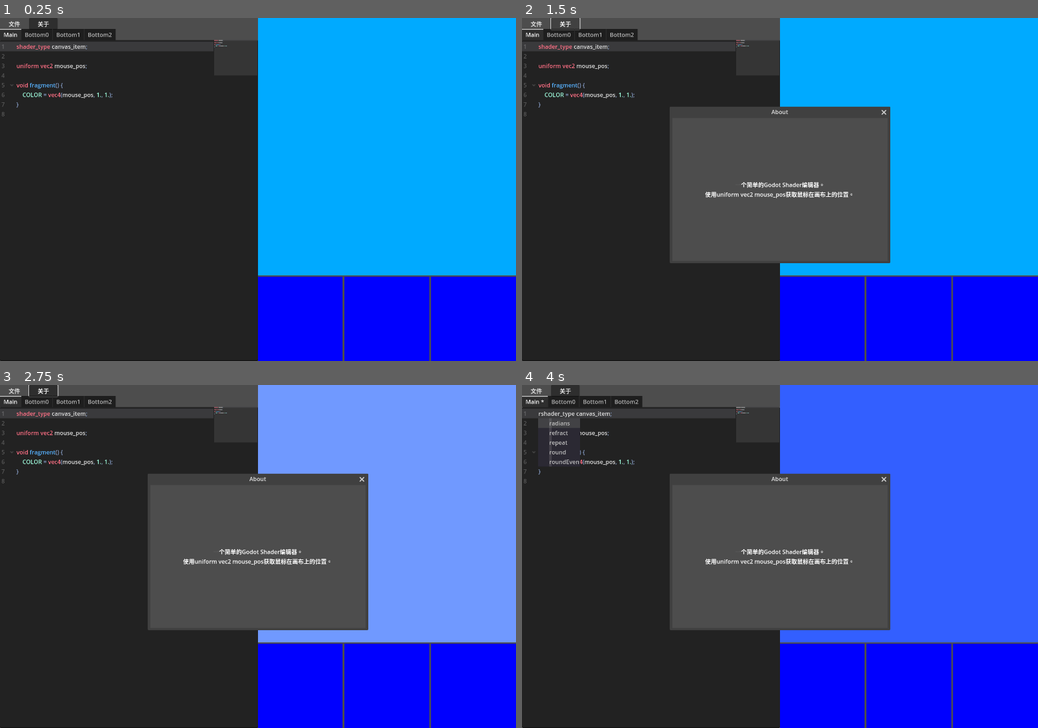
Above: before the commit, frames 1-4 (two rows, left to right).
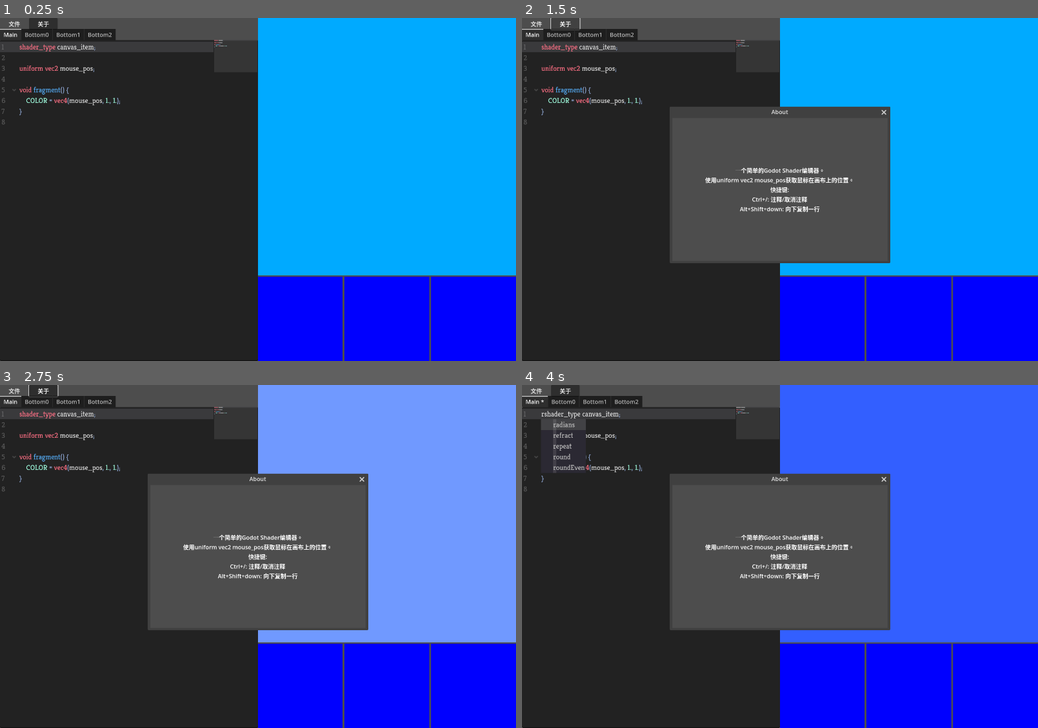
Above: after the commit, the same moments.

Repository: 1e0nhardt/GodotShaderToy
Game: Godot game, scene res://scenes/shader_editor.tscn
Two runs of this game, one before a commit and one after it. Both use one fixed random seed, a clock stepped at 60 frames per second and the inputs below.
Inputs (mouse positions are in pixels of both pictures, inside the frame that each line leads up to):
- Up to frame 1 (0.25 s): no input
- Up to frame 2 (1.5 s): click "文件" at 0.5 s; click "关于" at 1.25 s
- Up to frame 3 (2.75 s): tap Enter at 2 s; move the mouse to (371, 539) at 2.02 s; tap O at 2.1 s; click (371, 539) at 2.17 s
- Up to frame 4 (4 s): tap Space at 2.75 s; move the mouse to (676, 573) at 2.77 s; hold Down 2.78-3.53 s; tap R at 2.85 s; click (676, 573) at 2.92 s; tap Enter at 3.5 s; move the mouse to (831, 481) at 3.52 s; tap Q at 3.6 s; click (831, 481) at 3.67 s

The runs differ from the first frame. In frame 1, 0.8% of the frame differs, in the area x 0-42%, y 7-31%; in frame 2, 1.9%; in frame 3, 1.9%; in frame 4, 1.9%, in the area x 0-64%, y 7-57%.
Error in both runs: Attempt to call function 'store_string' in base 'null instance' on a null instance. (res://scenes/shader_editor.gd:72)

Commit message:
增加了简单的注释/取消注释功能和复制当前行功能 修改了字体 修改了模板

Diff:
--- /dev/null
+++ b/resources/examples/noises/voroni_df.gdshader
@@ -0,0 +1,42 @@
+shader_type canvas_item;
+//
+//
+//
+//
+//tag
+uniform vec2 mouse_pos;
+
+void fragment() {
+    // 将左下设为原点
+    vec2 uv = vec2(UV.x, 1.-UV.y);
+    vec2 mouse = vec2(mouse_pos.x, 1. - mouse_pos.y);
+
+    vec2 st = uv;
+    vec3 color = vec3(0.);
+
+    vec2 gv = fract(st)  - vec2(.5);
+    vec2 id = floor(st);
+
+    vec2 point[5];
+    point[0] = vec2(0.83,0.75);
+    point[1] = vec2(0.60,0.07);
+    point[2] = vec2(0.28,0.64);
+    point[3] =  vec2(0.31,0.26);
+    point[4] = mouse;
+
+    float m_dist = 1.;  // minimum distance
+
+    // Iterate through the points positions
+    for (int i = 0; i < 5; i++) {
+        float dist = distance(st, point[i]);
+
+        // Keep the closer distance
+        m_dist = min(m_dist, dist);
+    }
+
+    // Draw the min distance (distance field)
+    color += m_dist;
+    color -= step(.7,abs(sin(50.0*m_dist)))*.3;
+
+	COLOR = vec4(color, 1.);
+}
--- /dev/null
+++ b/resources/examples/patterns/TruchetTiles .gdshader
@@ -0,0 +1,77 @@
+shader_type canvas_item;
+//
+//
+//
+//
+//tag
+uniform vec2 mouse_pos;
+
+float random (vec2 st) {
+    return fract(sin(dot(st.xy, vec2(12.9898,78.233)))*
+        4358.5453123);
+}
+
+vec2 rotate2D (vec2 _st, float _angle) {
+    _st -= 0.5;
+    _st =  mat2(vec2(cos(_angle),-sin(_angle)),
+                vec2(sin(_angle),cos(_angle))) * _st;
+    _st += 0.5;
+    return _st;
+}
+
+vec2 tile (vec2 _st, float _zoom) {
+    _st *= _zoom;
+    return fract(_st);
+}
+
+vec2 rotateTilePattern(vec2 _st){
+
+    //  Scale the coordinate system by 2x2
+    _st *= 2.0;
+
+    //  Give each cell an index number
+    //  according to its position
+    float index = 0.0;
+    index += step(1., mod(_st.x,2.0));
+    index += step(1., mod(_st.y,2.0))*2.0;
+
+    //  2   |   3
+    //--------------
+    //  0   |   1
+
+    // Make each cell between 0.0 - 1.0
+    _st = fract(_st);
+
+    // Rotate each cell according to the index
+    if(index == 1.0){
+        //  Rotate cell 1 by 90 degrees
+        _st = rotate2D(_st,PI*0.5);
+    } else if(index == 2.0){
+        //  Rotate cell 2 by -90 degrees
+        _st = rotate2D(_st,PI*-0.5);
+    } else if(index == 3.0){
+        //  Rotate cell 3 by 180 degrees
+        _st = rotate2D(_st,PI);
+    }
+
+    return _st;
+}
+
+void fragment() {
+	vec2 st = vec2(UV.x, 1.-UV.y);
+	vec2 mouse = vec2(mouse_pos.x, 1.-mouse_pos.y);
+
+	vec3 color = vec3(0.);
+
+    //st = tile(st,3.0);
+    // st = rotateTilePattern(st);
+    // Make more interesting combinations
+    st = tile(st,2.);
+    st = rotate2D(st,-PI*TIME*0.25);
+    st = rotateTilePattern(st*2.);
+    st = rotate2D(st,PI*TIME*0.25);
+
+    color = vec3(step(st.x,st.y));
+
+	COLOR = vec4(color, 1.);
+}
--- a/resources/examples/templates/0.gdshader
+++ b/resources/examples/templates/0.gdshader
@@ -7,6 +7,10 @@
 uniform vec2 mouse_pos;
 
 void fragment() {
-	vec4 color = vec4(sin(TIME), cos(TIME), 0.5, 1.0);
-	COLOR = color;
+	vec2 st = vec2(UV.x, 1.-UV.y);
+	vec2 mouse = vec2(mouse_pos.x, 1.-mouse_pos.y);
+
+	vec3 color = vec3(0.);
+
+	COLOR = vec4(color, 1.);
 }
--- a/resources/examples/templates/1.gdshader
+++ b/resources/examples/templates/1.gdshader
@@ -4,8 +4,13 @@
 //
 //
 //tag
+uniform vec2 mouse_pos;
 
 void fragment() {
-	vec4 color = vec4(1.0, 1.0, 1.0, 1.0);
-	COLOR = color;
+	vec2 st = vec2(UV.x, 1.-UV.y);
+	vec2 mouse = vec2(mouse_pos.x, 1.-mouse_pos.y);
+
+	vec3 color = vec3(0.);
+
+	COLOR = vec4(color, 1.);
 }
--- a/resources/examples/templates/2.gdshader
+++ b/resources/examples/templates/2.gdshader
@@ -4,8 +4,13 @@
 //
 //
 //tag
+uniform vec2 mouse_pos;
 
 void fragment() {
-	vec4 color = vec4(1.0, 1.0, 1.0, 1.0);
-	COLOR = color;
+	vec2 st = vec2(UV.x, 1.-UV.y);
+	vec2 mouse = vec2(mouse_pos.x, 1.-mouse_pos.y);
+
+	vec3 color = vec3(0.);
+
+	COLOR = vec4(color, 1.);
 }
--- a/resources/examples/templates/3.gdshader
+++ b/resources/examples/templates/3.gdshader
@@ -4,8 +4,13 @@
 //
 //
 //tag
+uniform vec2 mouse_pos;
 
 void fragment() {
-	vec4 color = vec4(1.0, 1.0, 1.0, 1.0);
-	COLOR = color;
+	vec2 st = vec2(UV.x, 1.-UV.y);
+	vec2 mouse = vec2(mouse_pos.x, 1.-mouse_pos.y);
+
+	vec3 color = vec3(0.);
+
+	COLOR = vec4(color, 1.);
 }
--- a/scenes/main_editor.gd
+++ b/scenes/main_editor.gd
@@ -4,6 +4,31 @@
 const snippets_file = "res://resources/snippets/godot_shader_snippet.json"
 
 var snippet_dict = load_json_file(snippets_file)
+var shortcut_on_flag = false
+
+class TextLines:
+    var _lines = []
+
+    func update(raw_text: String):
+        _lines = raw_text.split("\n")
+
+    func comment_line(index: int):
+        if _lines[index].strip_edges().begins_with("//"):
+            _lines[index] = _lines[index].replace("//", "")
+        else:
+            _lines[index] = "//" + _lines[index]
+
+    func comment_lines(from: int, to: int):
+        for i in range(from, to + 1):
+            comment_line(i)
+
+    func copy_down(index: int):
+        _lines[index] = "\n".join([_lines[index], _lines[index]])
+
+    func get_text():
+        return "\n".join(_lines)
+
+var lines = TextLines.new()
 
 
 func _ready():
@@ -60,3 +85,36 @@
     update_current_completion_options(get_current_word())
     if not name.ends_with("*"):
         name = name + " *"
+
+
+func _on_focus_entered():
+    shortcut_on_flag = true
+
+
+func _on_focus_exited():
+    shortcut_on_flag = false
+
+
+func _on_gui_input(event:InputEvent):
+    if not shortcut_on_flag:
+        return
+
+    if event is InputEventKey:
+        lines.update(text)
+
+        if event.get_keycode_with_modifiers() == KEY_MASK_CTRL | KEY_SLASH and event.pressed:
+            var raw_caret_line = get_caret_line()
+            if has_selection():
+                # Logger.debug("Selection Line", get_selection_from_line())
+                # Logger.debug("Selection to Line", get_selection_to_line())
+                lines.comment_lines(get_selection_from_line(), get_selection_to_line())
+            else:
+                lines.comment_line(raw_caret_line)
+            text = lines.get_text()
+            set_caret_line(raw_caret_line, true, false)
+
+        elif event.get_keycode_with_modifiers() == KEY_MASK_ALT | KEY_MASK_SHIFT | KEY_DOWN and event.pressed:
+            var raw_caret_line = get_caret_line()
+            lines.copy_down(raw_caret_line)
+            text = lines.get_text()
+            set_caret_line(raw_caret_line + 1, false)
--- a/scenes/main_editor.tscn
+++ b/scenes/main_editor.tscn
@@ -36,4 +36,7 @@
 script = ExtResource("1_bgpi7")
 
 [connection signal="code_completion_requested" from="." to="." method="_on_code_completion_requested"]
+[connection signal="focus_entered" from="." to="." method="_on_focus_entered"]
+[connection signal="focus_exited" from="." to="." method="_on_focus_exited"]
+[connection signal="gui_input" from="." to="." method="_on_gui_input"]
 [connection signal="text_changed" from="." to="." method="_on_text_changed"]
--- a/scenes/shader_editor.gd
+++ b/scenes/shader_editor.gd
@@ -81,7 +81,7 @@
 
 
 func converter(godot_shader_string: String):
-    var glsl_shader_string = "#ifdef GL_ES\nprecision mediump float;\n#endif\nuniform float u_time;\nuniform float u_resolution;\n"
+    var glsl_shader_string = "#ifdef GL_ES\nprecision mediump float;\n#endif\nuniform float u_time;uniform float u_resolution;\nconst float PI = 3.1415926535;const float TAU = 3.1415926535;const float E = 2.718281828459045;\n"
     godot_shader_string = godot_shader_string.substr(godot_shader_string.find("//tag") + 5)
     godot_shader_string = godot_shader_string.replace("void fragment()", "void main()")
     godot_shader_string = godot_shader_string.replace("uniform vec2 mouse_pos;", "uniform vec2 u_mouse;")
--- a/scenes/shader_editor.tscn
+++ b/scenes/shader_editor.tscn
@@ -1,7 +1,8 @@
-[gd_scene load_steps=15 format=3 uid="uid://dvodfxx4ty3io"]
+[gd_scene load_steps=16 format=3 uid="uid://dvodfxx4ty3io"]
 
 [ext_resource type="Script" path="res://scenes/shader_editor.gd" id="1_8tcxs"]
 [ext_resource type="PackedScene" uid="uid://b8fg05q83y28k" path="res://scenes/main_editor.tscn" id="2_xgfi2"]
+[ext_resource type="FontFile" uid="uid://gpfkkjghkbcg" path="res://resources/Kreon-Regular.ttf" id="3_dtlel"]
 [ext_resource type="Shader" path="res://resources/shader_placeholder/main_canvas.gdshader" id="3_l8g0r"]
 [ext_resource type="Script" path="res://scenes/shader_canvas.gd" id="4_m23do"]
 [ext_resource type="Shader" path="res://resources/shader_placeholder/bottom0.gdshader" id="5_0et8n"]
@@ -99,7 +100,10 @@
 grow_horizontal = 2
 grow_vertical = 2
 text = "一个简单的Godot Shader编辑器。
-使用uniform vec2 mouse_pos获取鼠标在画布上的位置。"
+使用uniform vec2 mouse_pos获取鼠标在画布上的位置。
+快捷键:
+Ctrl+/: 注释/取消注释
+Alt+Shift+down: 向下复制一行"
 horizontal_alignment = 1
 vertical_alignment = 1
 
@@ -131,38 +135,43 @@
 
 [node name="Main" parent="HBoxContainer/VBoxContainer/TabContainer" instance=ExtResource("2_xgfi2")]
 layout_mode = 2
-text = "shader_type canvas_item;
-
-uniform vec2 mouse_pos;
-
-void fragment() {
-    COLOR = vec4(mouse_pos, 1., 1.);
+theme_override_fonts/font = ExtResource("3_dtlel")
+theme_override_font_sizes/font_size = 20
+text = "shader_type canvas_item;
+
+uniform vec2 mouse_pos;
+
+void fragment() {
+	COLOR = vec4(mouse_pos, 1., 1.);
 }
 "
 
 [node name="Bottom0" parent="HBoxContainer/VBoxContainer/TabContainer" instance=ExtResource("2_xgfi2")]
 visible = false
 layout_mode = 2
-text = "shader_type canvas_item;
-
-uniform vec2 mouse_pos;
-
-void fragment() {
-    COLOR = vec4(mouse_pos, 1., 1.);
-}
-
+theme_override_fonts/font = ExtResource("3_dtlel")
+theme_override_font_sizes/font_size = 20
+text = "shader_type canvas_item;
+
+uniform vec2 mouse_pos;
+
+void fragment() {
+	COLOR = vec4(mouse_pos, 1., 1.);
+}
 "
 syntax_highlighter = SubResource("CodeHighlighter_5pqar")
 
 [node name="Bottom1" parent="HBoxContainer/VBoxContainer/TabContainer" instance=ExtResource("2_xgfi2")]
 visible = false
 layout_mode = 2
-text = "shader_type canvas_item;
-
-uniform vec2 mouse_pos;
-
-void fragment() {
-    COLOR = vec4(mouse_pos, 1., 1.);
+theme_override_fonts/font = ExtResource("3_dtlel")
+theme_override_font_sizes/font_size = 20
+text = "shader_type canvas_item;
+
+uniform vec2 mouse_pos;
+
+void fragment() {
+	COLOR = vec4(mouse_pos, 1., 1.);
 }
 "
 syntax_highlighter = SubResource("CodeHighlighter_05j52")
@@ -170,12 +179,14 @@
 [node name="Bottom2" parent="HBoxContainer/VBoxContainer/TabContainer" instance=ExtResource("2_xgfi2")]
 visible = false
 layout_mode = 2
-text = "shader_type canvas_item;
-
-uniform vec2 mouse_pos;
-
-void fragment() {
-    COLOR = vec4(mouse_pos, 1., 1.);
+theme_override_fonts/font = ExtResource("3_dtlel")
+theme_override_font_sizes/font_size = 20
+text = "shader_type canvas_item;
+
+uniform vec2 mouse_pos;
+
+void fragment() {
+	COLOR = vec4(mouse_pos, 1., 1.);
 }
 "
 syntax_highlighter = SubResource("CodeHighlighter_e1iyw")
Binary file added: resources/Kreon-Regular.ttf
Not shown, added: resources/Kreon-Regular.ttf.import
